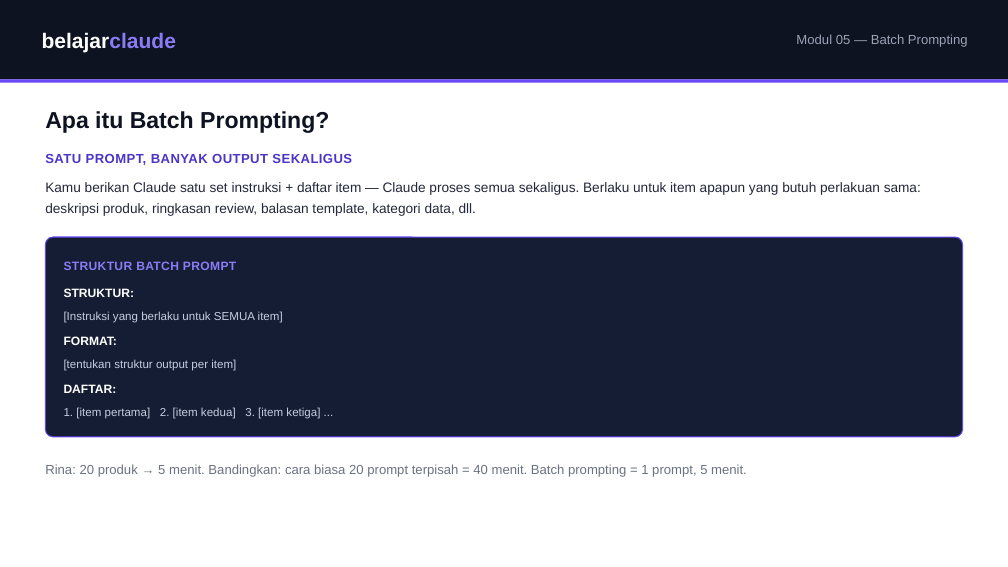
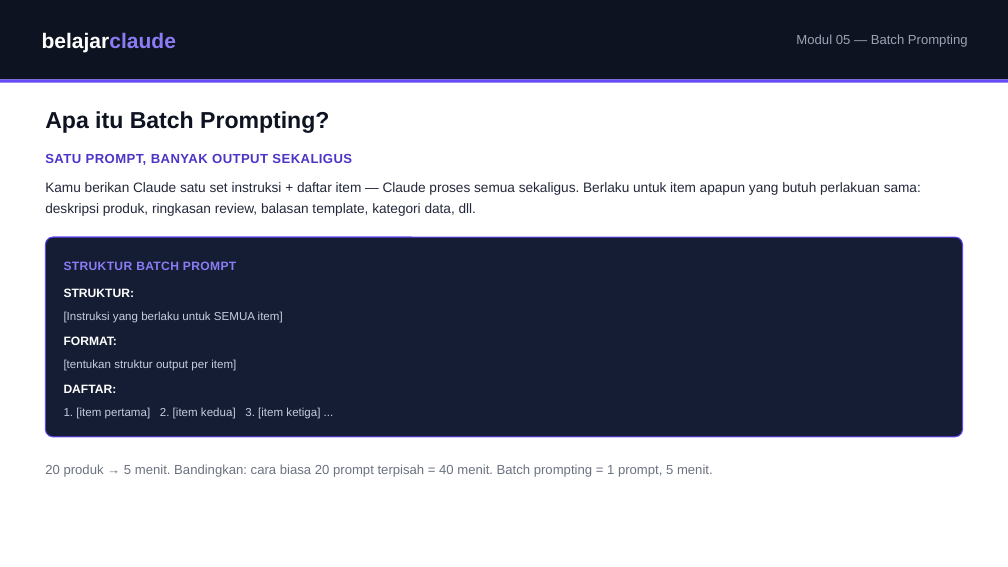
Before and after one commit to juliautomo/belajar-claude, a slide deck: slide 2 of K2-Produktivitas/M05-Batch-Prompting/K2-M05-Batch-Prompting.pptx. Drawn at 1008x567 pixels with LibreOffice and Linux fonts; fonts in the diff are those of the drawing. Boxes give left, top, right and bottom in pixels: in the first picture for what was removed or moved away, otherwise in the second. Text is boxed around its words. In the diff, an @@ line names an element or a change of style, - is before the commit and + after.

Commit message:
M5: remove Rina persona, align latihan file's 4 sets with the 4 Contoh Langsung Pakai

```diff
--- a/K2-Produktivitas/M05-Batch-Prompting/K2-M05-Batch-Prompting.pptx
+++ b/K2-Produktivitas/M05-Batch-Prompting/K2-M05-Batch-Prompting.pptx
@@ text at (45, 464, 713, 477): text changed @@
-Rina: 20 produk → 5 menit. Bandingkan: cara biasa 20 prompt terpisah = 40 menit. Batch prompting = 1 prompt, 5 menit.
+20 produk → 5 menit. Bandingkan: cara biasa 20 prompt terpisah = 40 menit. Batch prompting = 1 prompt, 5 menit.
```
Also in this commit, not shown: 2 other files.
